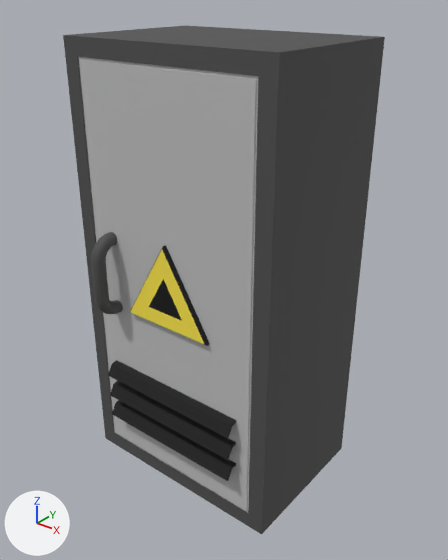
One commit to the FBX model Assets/Art/PANDANIN/PANDANIN DÜZELTECEĞİ MODELLER TARIK/Prop_ElectracityCabinet_01.fbx: the scene before it, then after it.
Both versions are drawn from a camera (50 mm lens) standing at (1.014, -1.258, 1.381) and looking at (0.026, -0.024, 0.616). Lighting does not change. The marker at lower left points along +X, +Y and +Z. The older version comes first. Where no turn or scale is listed for an object, it has been applied to the vertices.

The first picture shows 'Prop_ElectracityCabinet_01'.
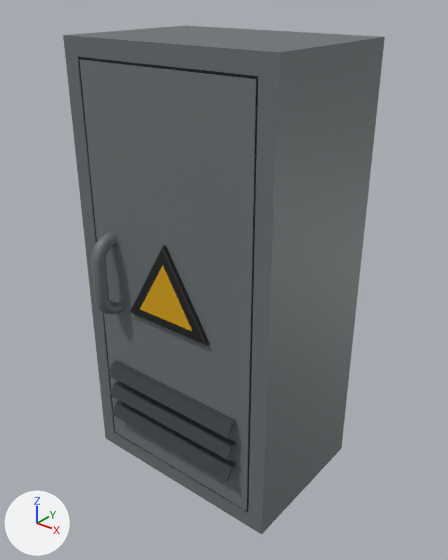
Diff of the bpy script that builds the scene:
```diff
--- a/Assets/Art/PANDANIN/PANDANIN DÜZELTECEĞİ MODELLER TARIK/Prop_ElectracityCabinet_01.fbx.py
+++ b/Assets/Art/PANDANIN/PANDANIN DÜZELTECEĞİ MODELLER TARIK/Prop_ElectracityCabinet_01.fbx.py
@@ img_atlas_webp @@
+img_atlas_webp = load_image('Atlas.webp', '_unpacked/Atlas.webp', 783, 783, 'sRGB')
@@ mat_material_001 @@
+mat_material_001 = principled_material('Material.001')
+mat_material_001.texture = img_atlas_webp
@@ me_prop_electracitycabinet_01 @@
 me_prop_electracitycabinet_01.from_pydata(...)  # 184 vertices, 163 faces; spans x -0.32..0.32, y -0.299..0.224, z 0.0..1.257
 # used by ob_prop_electracitycabinet_01; location = (0.0, 0.0, 0.0)
-me_prop_electracitycabinet_01.vertices[175].co = (0.0, -0.238, 0.692)  # pixel (163, 278)
-me_prop_electracitycabinet_01.vertices[177].co = (-0.06, -0.238, 0.592)  # pixel (148, 306)
-me_prop_electracitycabinet_01.vertices[180].co = (0.06, -0.238, 0.592)  # pixel (182, 320)
-me_prop_electracitycabinet_01.materials.append(mat_pandamat)  # picture img_pandamat_png
+# me_prop_electracitycabinet_01 part 1
+me_prop_electracitycabinet_01.vertices[175].co = (0.0, -0.238, 0.731)  # pixel (162, 265)
+me_prop_electracitycabinet_01.vertices[177].co = (-0.095, -0.238, 0.572)  # pixel (139, 309)
+me_prop_electracitycabinet_01.vertices[180].co = (0.095, -0.238, 0.572)  # pixel (192, 331)
+# me_prop_electracitycabinet_01 part 2: texture (UV) coordinates of 163 of 163 faces, centred in x -0.32..0.32, y -0.296..0.224, z 0.0..1.257, changed; they spanned u 0.16..0.99, v 0.57..1.0 and now span u 0.05..0.24, v 0.01..0.04
+me_prop_electracitycabinet_01.materials.append(mat_material_001)  # picture img_atlas_webp
```

What differs and where, as boxes [x1, y1, x2, y2] in the pictures (448 x 560 px; the box of a moved part takes in the faces that stretch with it):
'Prop_ElectracityCabinet_01', recoloured, surface changed: [63, 26, 385, 534] in both
part 1 of me_prop_electracitycabinet_01, moved or reshaped: [131, 250, 204, 344] in both
part 2 of me_prop_electracitycabinet_01, surface changed: [63, 26, 385, 534] in both
